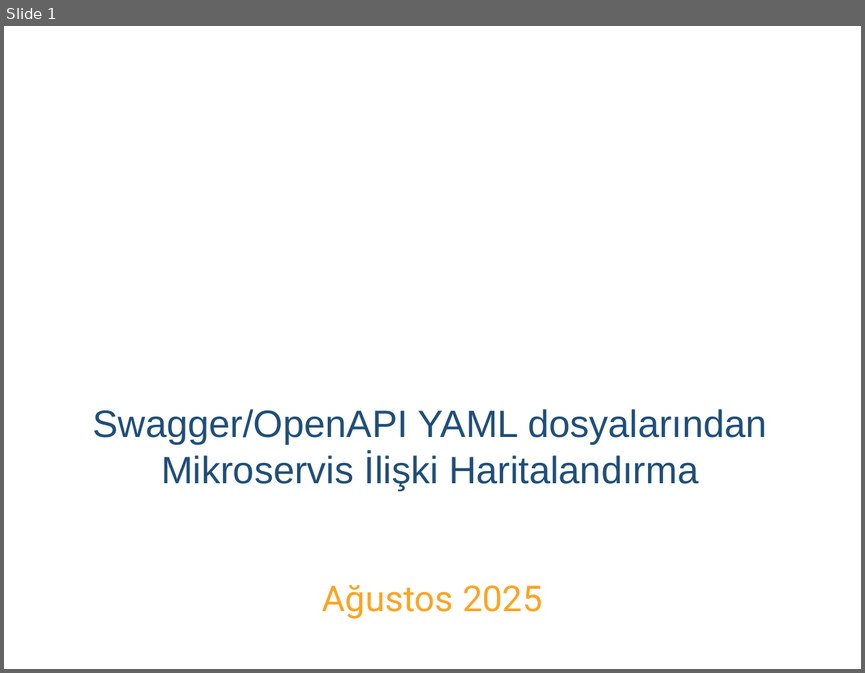
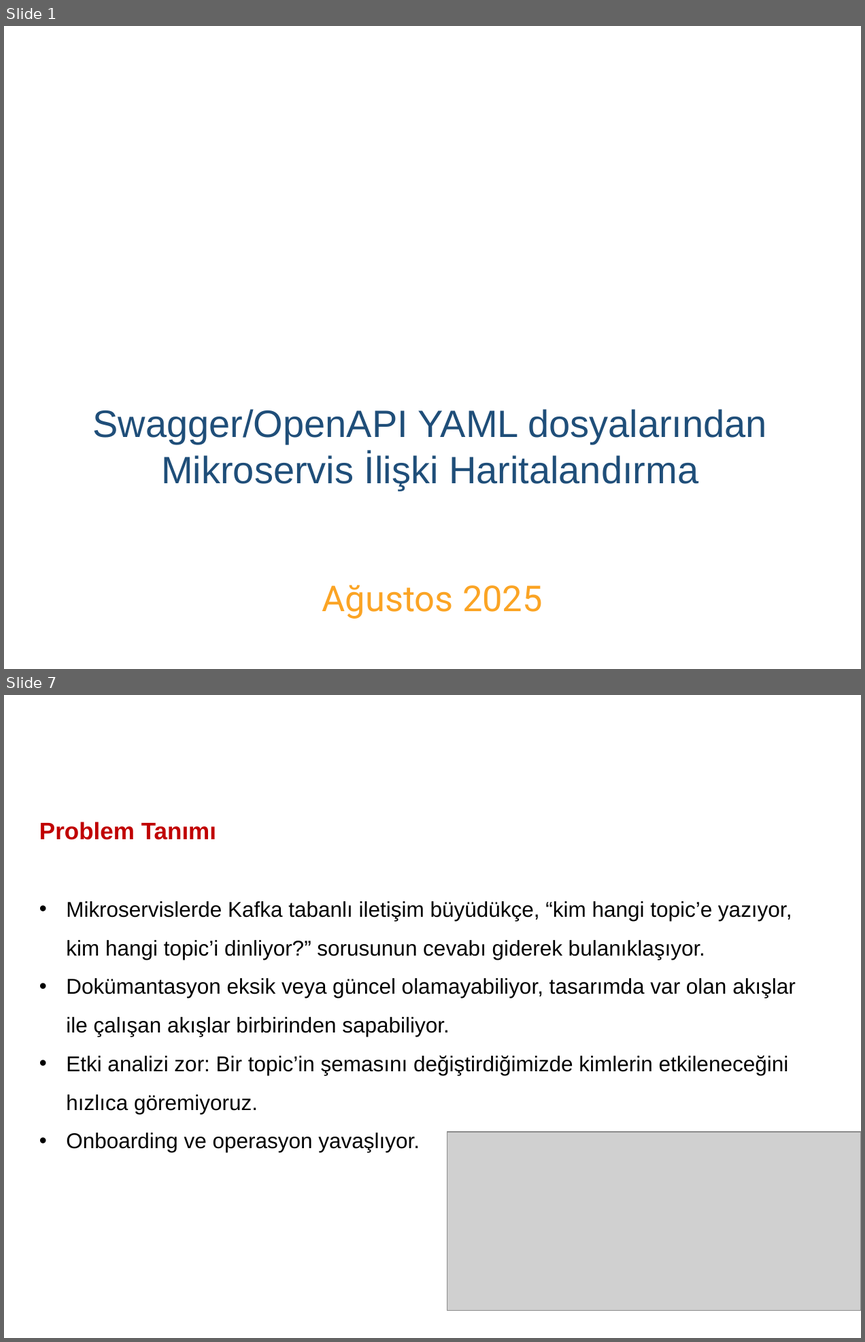
Before and after one commit to bdutucu/yaml-parser-real, a slide deck: sunum/bugra sunum.pptx. Shown one above the other, each under a label of ours: slide 1 before the commit, slides 1 and 7 after it; the slides between them are not shown. The pictures are 865x673 and 865x1342 pixels, drawn with LibreOffice and Linux fonts; fonts in the diff are those of the drawing; grey boxes stand for pictures; background and template pictures are left out. Boxes give left, top, right and bottom in pixels: in the first picture for what was removed or moved away, otherwise in the second. Text is boxed around its words. In the diff, an @@ line names an element or a change of style, - is before the commit and + after.

```diff
--- a/sunum/bugra sunum.pptx
+++ b/sunum/bugra sunum.pptx
@@ slide 7 added at (x1=4, y1=695, x2=861, y2=1338), background picture (left out) @@
@@ text added at (x1=31, y1=743, x2=158, y2=777), 18 pt, text #FFFFFF @@
+Staj Projesi
@@ text added at (x1=39, y1=821, x2=796, y2=1152), 18 pt, text #000000 @@
+Problem Tanımı
+• Mikroservislerde Kafka tabanlı iletişim büyüdükçe, “kim hangi topic’e yazıyor, kim hangi topic’i dinliyor?” sorusunun cevabı giderek bulanıklaşıyor.
+• Dokümantasyon eksik veya güncel olamayabiliyor, tasarımda var olan akışlar ile çalışan akışlar birbirinden sapabiliyor.
+• Etki analizi zor: Bir topic’in şemasını değiştirdiğimizde kimlerin etkileneceğini hızlıca göremiyoruz.
+• Onboarding ve operasyon yavaşlıyor.
@@ picture added at (x1=447, y1=1132, x2=861, y2=1310) @@
@@ text added at (x1=364, y1=1312, x2=500, y2=1338), 12 pt, text #FFFFFF @@
+TASNİF DIŞI
@@ page number added at (x1=740, y1=1314, x2=808, y2=1338), 12 pt, text #FFFFFF @@
+7/X
```
Also in this commit, not shown: 3 slides changed, 5 other slides added.
